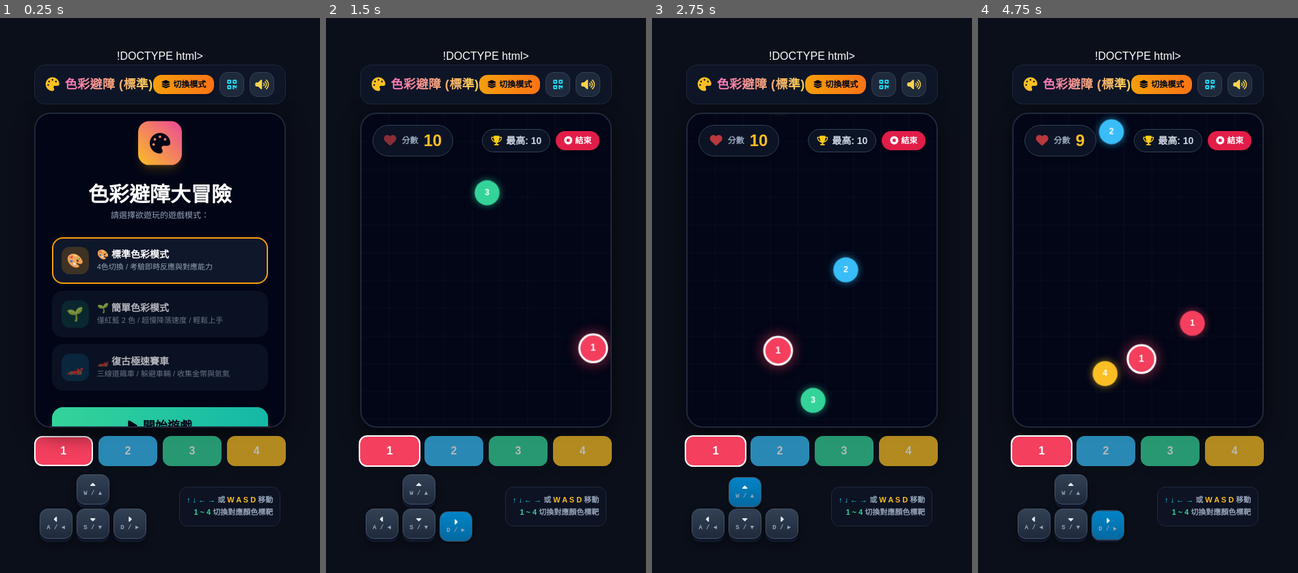
Above: before the commit, frames 1-4 (left to right).
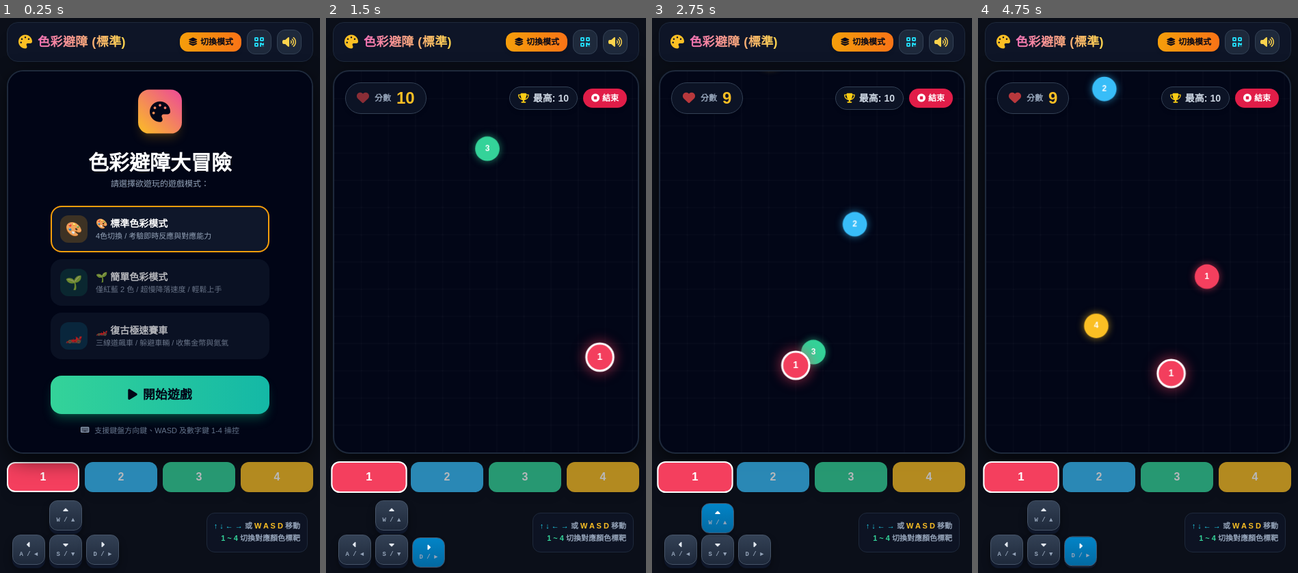
Above: after the commit, the same moments.

Repository: txvivian0709/color-game
Game: browser game, page index.html
The game is run twice, just before and just after one commit, with the same random seed, the same clock (stepped at 60 frames per second) and the same inputs.
Inputs:
- Up to frame 1 (0.25 s): no input
- Up to frame 2 (1.5 s): click "開始遊戲" at 0.27 s; click "D / ►" at 0.52 s; hold Right from 1.03 s (still down); tap Space at 1.1 s
- Up to frame 3 (2.75 s): release Right at 1.53 s; hold Down 1.58-1.85 s; tap Space at 1.6, 2.1, 2.6 s; hold Left 1.9-2.47 s; hold Up from 2.52 s (still down)
- Up to frame 4 (4.75 s): release Up at 2.82 s; hold Right 2.87-3.53 s; tap Space every 0.5 s from 3.1 to 4.6 s; hold Up 3.58-3.82 s; hold Left 3.87-4.3 s; hold Down 4.35-4.68 s; hold Right from 4.73 s (still down)

The runs differ from the first frame. In frame 1, 32% of the frame differs, in the area x 2-98%, y 0-99%; in frame 2, 21%; in frame 3, 22%; in frame 4, 23%.

Commit message:
Fix HTML syntax and structure issues

Diff:
--- a/index.html
+++ b/index.html
@@ -1,5 +1,5 @@
-!DOCTYPE html>
-<h<tml lang="zh-TW">
+<!DOCTYPE html>
+<html lang="zh-TW">
 <head>
   <meta charset="UTF-8">
   <meta name="viewport" content="width=device-width, initial-scale=1.0, user-scalable=no">
@@ -54,10 +54,10 @@
     }
   </style>
 </head>
-<body class="flex flex-col items-center justify-center min-h-screen p-2 sm:p-4 text-white overflow-hidden select-none">
+<body class="flex flex-col items-center min-h-screen p-2 sm:p-4 text-white overflow-y-auto select-none">
 
   <!-- Main Game Outer Shell -->
-  <div class="w-full max-w-md flex flex-col items-center">
+  <div class="w-full max-w-md my-auto flex flex-col items-center py-2">
 
     <!-- Top Header Bar -->
     <div class="w-full flex justify-between items-center bg-slate-900/90 backdrop-blur border border-slate-800 px-4 py-2.5 rounded-2xl mb-3 shadow-xl">
